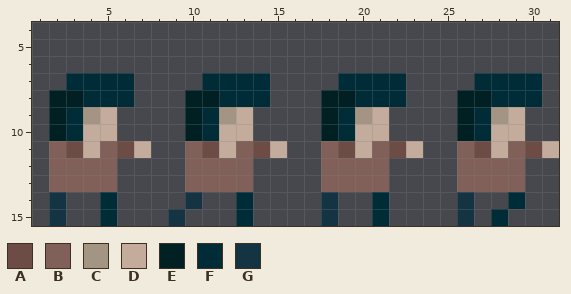
Two states of a pixel-art sprite, game/assets/images/player_child_push-sheet.png. That is the earlier state.
The file is 32x16 pixels. Shown: x 1..31, y 4..15.
Palette (. is transparent): A #6c4c44  B #806058  C #a49484  D #c4ac9c  E #002024  F #002c38  G #143444
Pixels before, first column x 2:
 7 .FFFF....FFFF....FFFF....FFFF.
 8 EEFFF...EEFFF...EEFFF...EEFFF.
 9 EFCD....EFCD....EFCD....EFCD..
10 EFDD....EFDD....EFDD....EFDD..
11 BADBAD..BADBAD..BADBAD..BADBAD
12 BBBB....BBBB....BBBB....BBBB..
13 BBBB....BBBB....BBBB....BBBB..
14 G..F....G..F....G..F....G..F..
15 G..F...G...F....G..F....G.F...
After the commit:
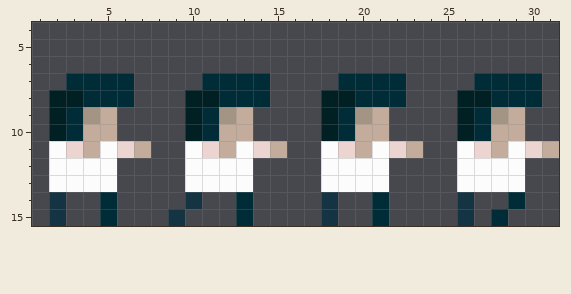
Log entry: update father mother and child sheet
Edits made:
{"colour":"A","old":"#6c4c44","new":"#ecd4d0"}
{"colour":"B","old":"#806058","new":"#fcfcfc"}
{"label":"changed","picture_box":[49,141,134,192]}
{"label":"changed","picture_box":[185,141,542,192]}
